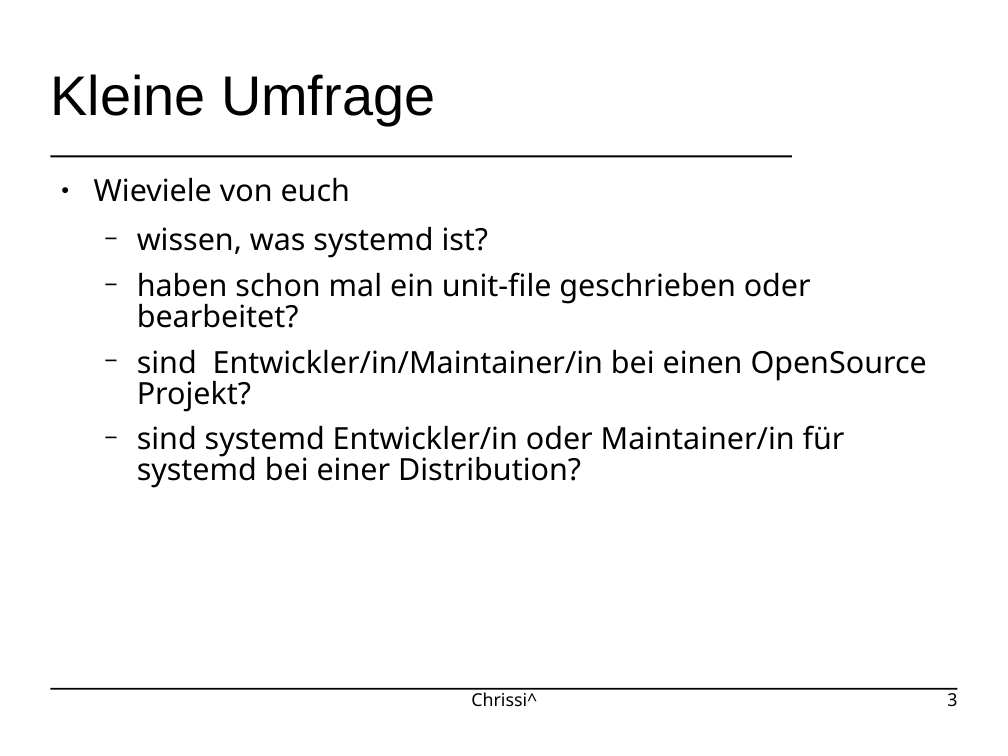
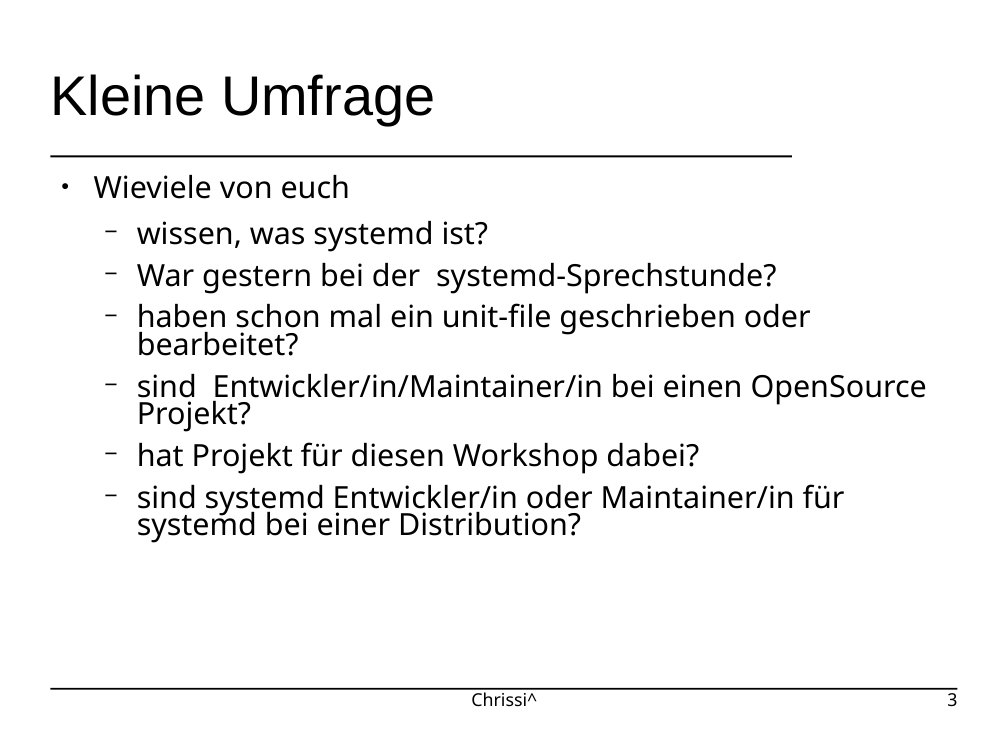
Before and after one commit to johannesst/systemd-workshop-gpn23, a slide deck: slide 3 of slides.odp. Drawn at 1008x756 pixels with LibreOffice and Linux fonts; fonts in the diff are those of the drawing; background and template pictures are left out. Boxes give left, top, right and bottom in pixels: in the first picture for what was removed or moved away, otherwise in the second. Text is boxed around its words. In the diff, an @@ line names an element or a change of style, - is before the commit and + after.

```diff
--- a/slides.odp
+++ b/slides.odp
@@ text at bbox=[94, 174, 927, 543]: line spacing 0.85 to 0.75 @@
@@ text at bbox=[137, 262, 776, 294]: paragraph added @@
+  − War gestern bei der systemd-Sprechstunde?
@@ text at bbox=[137, 442, 699, 474]: paragraph added @@
+  − hat Projekt für diesen Workshop dabei?
```
Also in this commit, not shown: 1 other slide changed, 2 other files.
